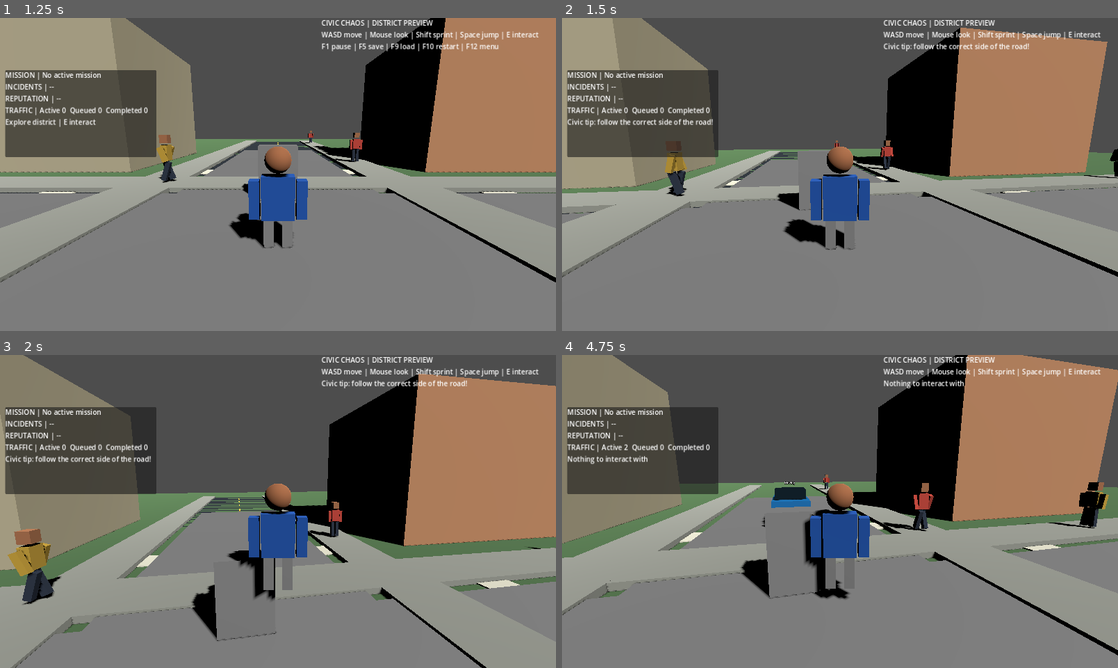
Above: before the commit, frames 1-4 (two rows, left to right).
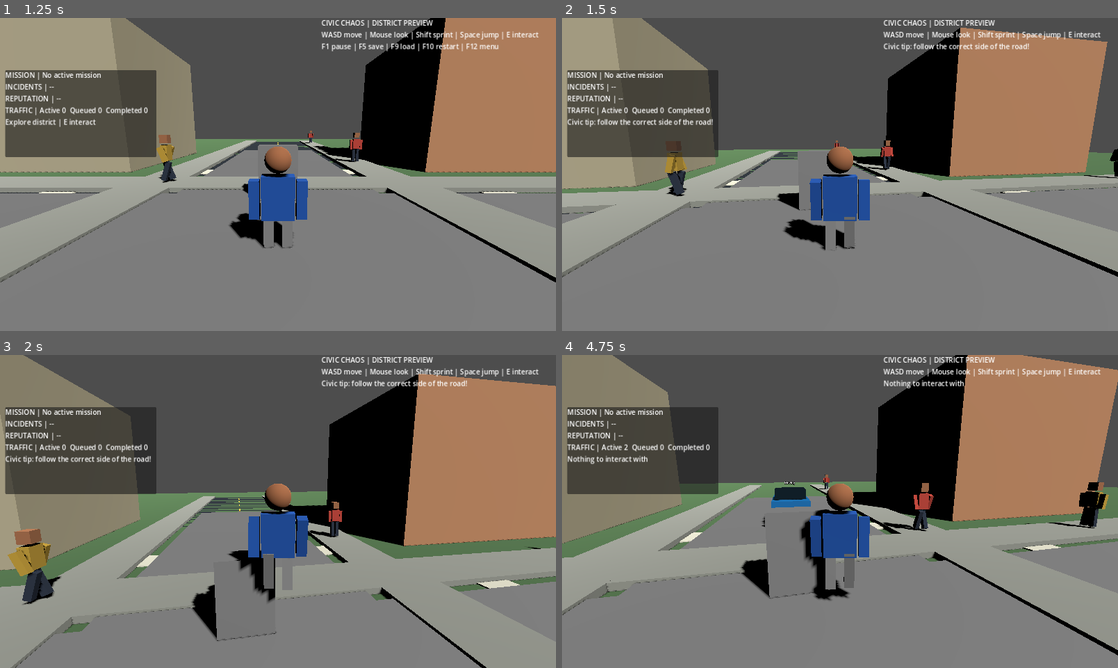
Above: after the commit, the same moments.

Repository: gauravprajapat-23/civic-chaos
Game: Godot game, scene res://scenes/core/menu.tscn
The game is run twice, just before and just after one commit, with the same random seed, the same clock (stepped at 60 frames per second) and the same inputs.
Inputs (mouse positions are in pixels of both pictures, inside the frame that each line leads up to):
- Up to frame 1 (1.25 s): click "Start Game" at 0.5 s
- Up to frame 2 (1.5 s): tap Enter at 1.25 s; move the mouse to (867, 174) at 1.27 s; hold W (move_forward) from 1.28 s (still down); hold E (interact) from 1.28 s (still down)
- Up to frame 3 (2 s): keep holding W (move_forward); keep holding E (interact); tap Space (jump) at 1.52 s
- Up to frame 4 (4.75 s): keep holding W (move_forward); move the mouse to (812, 511) at 2.02 s; release E (interact) at 2.03 s; tap Shift (sprint) at 2.1, 3.6 s; tap Space (jump) at 2.27, 3.77, 4.52 s; move the mouse to (851, 505) at 2.77 s; hold E (interact) 2.78-3.53 s; move the mouse to (834, 517) at 3.52 s; move the mouse to (878, 514) at 4.27 s; hold E (interact) from 4.28 s (still down)

Frame 1 is identical in both runs. In frame 2, 0.1% of the frame differs, in the area x 40-56%, y 51-75%; in frame 3, 0.2%, in the area x 36-56%, y 51-80%; in frame 4, 0.2%.

Commit message:
feat(player): animate prototype humanoid limbs while moving

Diff:
--- a/scripts/player/player_controller.gd
+++ b/scripts/player/player_controller.gd
@@ -25,6 +25,7 @@
 var _gravity: float = 9.8
 var _look_touch_index: int = -1
 var _last_touch_position := Vector2.ZERO
+var _walk_animation_time: float = 0.0
 
 func _ready() -> void:
     _safe_spawn = global_position
@@ -87,6 +88,7 @@
     else:
         velocity.y -= _gravity * delta
     move_and_slide()
+    _animate_walk(delta)
     if direction.length_squared() > 0.01:
         visual.rotation.y = lerp_angle(visual.rotation.y, atan2(-direction.x, -direction.z), minf(1.0, 12.0 * delta))
 
@@ -119,3 +121,18 @@
             interaction_attempted.emit(node)
             return
     interaction_message.emit("No interaction available")
+
+func _animate_walk(delta: float) -> void:
+    var movement: float = Vector2(velocity.x, velocity.z).length()
+    _walk_animation_time += delta * movement * 2.0
+    var swing: float = sin(_walk_animation_time) * minf(movement / maxf(walk_speed, 0.1), 1.5) * 0.55
+    var left_arm := visual.get_node_or_null("LeftArm") as Node3D
+    var right_arm := visual.get_node_or_null("RightArm") as Node3D
+    var left_leg := visual.get_node_or_null("LeftLeg") as Node3D
+    var right_leg := visual.get_node_or_null("RightLeg") as Node3D
+    if left_arm == null or right_arm == null or left_leg == null or right_leg == null:
+        return
+    left_arm.rotation.x = lerpf(left_arm.rotation.x, swing, minf(1.0, delta * 12.0))
+    right_arm.rotation.x = lerpf(right_arm.rotation.x, -swing, minf(1.0, delta * 12.0))
+    left_leg.rotation.x = lerpf(left_leg.rotation.x, -swing, minf(1.0, delta * 12.0))
+    right_leg.rotation.x = lerpf(right_leg.rotation.x, swing, minf(1.0, delta * 12.0))
